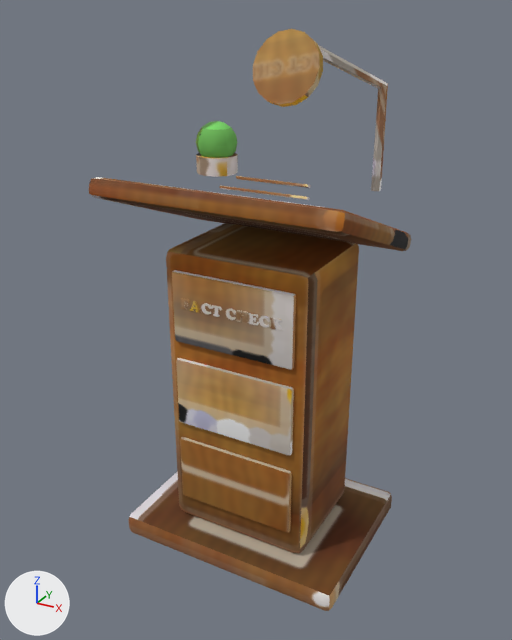
A saved change to the glTF model game/assets/models/plaque_checker.glb.
The view is the same before and after, from a 50 mm lens placed at (1.005, -1.882, 1.752), pointed at (-0.011, -0.034, 0.828). Every picture has the same lights, and +X, +Y and +Z are marked at lower left. The older version comes first. Objects named as collision shapes, trigger or cutter boxes, shadow casters or lower levels of detail are left out. Where no turn or scale is listed for an object, it has been applied to the vertices. Vertices at exactly the same position are counted once.

Before the edit, the objects in view are built like this:
```python
me_sm_plaquechecker = bpy.data.meshes.new('SM_PlaqueChecker')
me_sm_plaquechecker.from_pydata(...)  # 3256 vertices, 6416 faces; spans x -0.4..0.4, y -0.34..0.3, z 0.0..1.7
# faces by material slot: [6188, 60, 168]
me_sm_plaquechecker.materials.append(mat_mat_plaquechecker)  # picture img_t_plaque_checker_bc
me_sm_plaquechecker.materials.append(mat_glass)  # cyan #cfeff7
me_sm_plaquechecker.materials.append(mat_lamp)
ob_sm_plaquechecker = bpy.data.objects.new('SM_PlaqueChecker', me_sm_plaquechecker)
ob_sm_plaquechecker.location = (0.0, 0.0, 0.0)
```
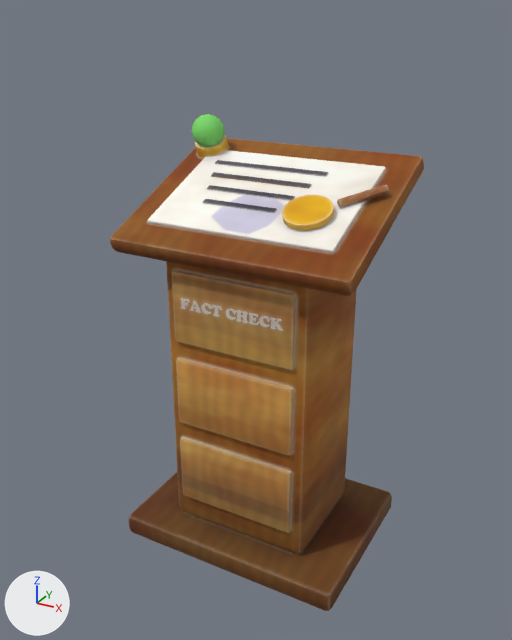
What differs and where, as boxes (x1, y1, x2, y2) in the pictures (512 x 640 px; the box of a moved part takes in the faces that stretch with it):
'SM_PlaqueChecker', reshaped (15% shorter)
    before: (89, 29, 411, 611)
    after: (110, 114, 424, 611)
part 1 of me_sm_plaquechecker, moved or reshaped
    before: (89, 177, 411, 251)
    after: (110, 138, 424, 296)
part 2 of me_sm_plaquechecker, moved or reshaped (mostly hidden before)
    before: (132, 181, 320, 207)
    after: (147, 150, 386, 253)
part 3 of me_sm_plaquechecker, moved or reshaped (not visible before)
    after: (215, 160, 328, 177)
part 4 of me_sm_plaquechecker, moved or reshaped
    before: (236, 176, 310, 188)
    after: (211, 172, 312, 188)
part 5 of me_sm_plaquechecker, moved or reshaped
    before: (219, 186, 309, 200)
    after: (207, 185, 295, 201)
part 6 of me_sm_plaquechecker, moved or reshaped
    before: (253, 29, 323, 107)
    after: (282, 195, 335, 230)
part 7 of me_sm_plaquechecker, moved or reshaped
    before: (196, 153, 238, 177)
    after: (195, 134, 229, 159)
part 8 of me_sm_plaquechecker, deleted
    before: (318, 45, 388, 191)
part 9 of me_sm_plaquechecker, moved or reshaped
    before: (196, 121, 238, 158)
    after: (192, 114, 389, 213)
part 10 of me_sm_plaquechecker, surface changed
    before: (129, 223, 392, 611)
    after: (129, 202, 392, 611)

The edits, one by one:
me_sm_plaquechecker is used by ob_sm_plaquechecker; location (0.0, 0.0, 0.0).
me_sm_plaquechecker had 3256 vertices, 6416 faces and spanned x -0.4..0.4, y -0.34..0.3, z 0.0..1.7.
me_sm_plaquechecker now has 3304 vertices, 6512 faces and spans x -0.4..0.4, y -0.3..0.31, z 0.0..1.43.
me_sm_plaquechecker part 1: the loose piece of 56 vertices spanning x -0.4..0.4, y -0.34..0.24, z 1.05..1.31 is turned 42 degrees about the x axis through its middle, then moved by (0.0, 0.07, 0.02).
me_sm_plaquechecker part 2: the loose piece of 56 vertices spanning x -0.31..0.31, y -0.26..0.14, z 1.14..1.29 is turned 42 degrees about the x axis through its middle, then moved by (0.0, 0.07, 0.02).
me_sm_plaquechecker part 3: the loose piece of 56 vertices spanning x -0.2..0.2, y -0.14..-0.12, z 1.19..1.21 is moved by (-0.05, 0.26, 0.09).
me_sm_plaquechecker part 4: the loose piece of 56 vertices spanning x -0.12..0.12, y 0.04..0.06, z 1.26..1.27 is scaled about its middle by (1.4, 0.962, -0.294), then moved by (-0.05, 0.01, 0.0).
me_sm_plaquechecker part 5: the loose piece of 56 vertices spanning x -0.15..0.15, y -0.02..0.0, z 1.24..1.25 is moved by (-0.05, 0.01, -0.01).
me_sm_plaquechecker part 6: the loose piece of 34 vertices spanning x 0.0..0.2, y -0.11..-0.02, z 1.51..1.7 is turned -48 degrees about the x axis through its middle and scaled by 0.75, then moved by (0.08, -0.01, -0.38).
me_sm_plaquechecker part 7: the loose piece of 24 vertices spanning x -0.35..-0.21, y 0.11..0.25, z 1.24..1.3 is turned 22 degrees about the x axis through its middle and scaled by 0.767, then moved by (-0.03, 0.02, 0.06).
me_sm_plaquechecker part 8: the loose piece of 18 vertices spanning x 0.14..0.31, y -0.01..0.17, z 1.25..1.66 is deleted.
me_sm_plaquechecker part 9: 36 vertices moved from x -0.27..0.17, y -0.08..0.2, z 1.21..1.4 to x -0.27..0.08, y -0.08..0.2, z 1.2..1.4; 101 vertices removed from x -0.34..0.17, y -0.08..0.25, z 1.21..1.41; 167 vertices added at x -0.37..0.37, y -0.15..0.23, z 1.06..1.43.
me_sm_plaquechecker part 10: 5352 kept faces spanning x -0.4..0.4, y -0.3..0.3, z 0.0..1.21 get new texture (UV) coordinates.
Other edits to the shape of me_sm_plaquechecker do not show in these pictures.
